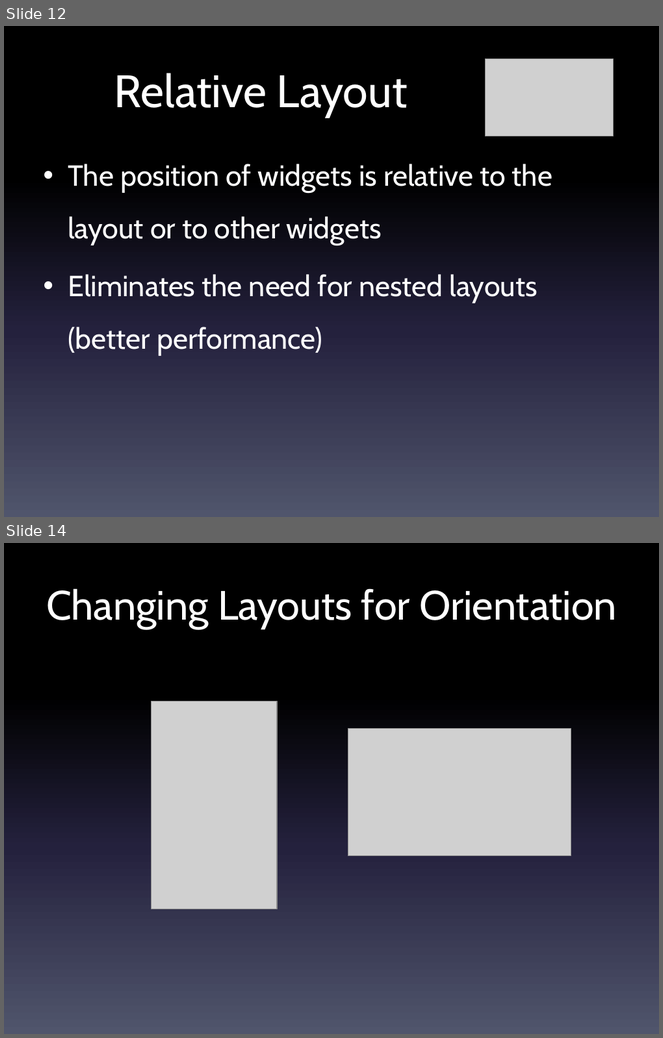
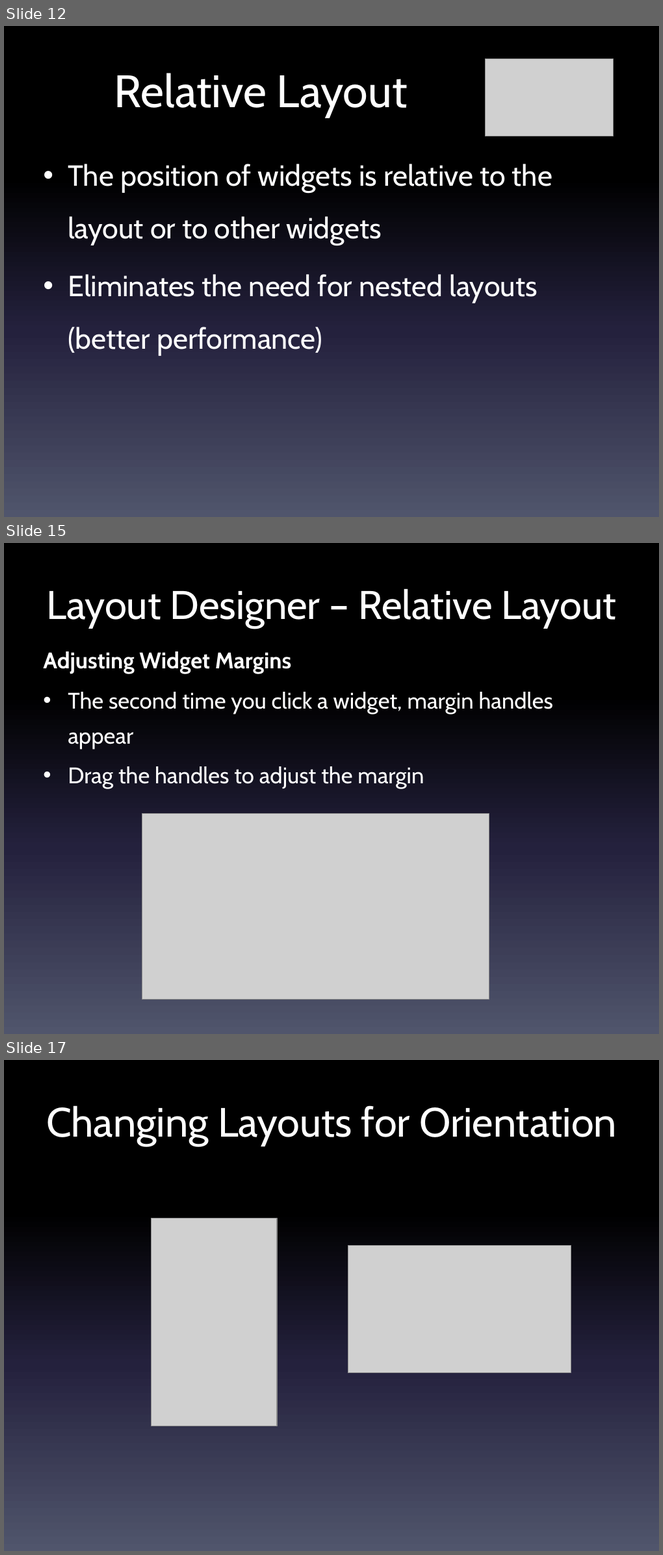
Before and after one commit to LCC-CIT/CS235AM-CourseMaterials, a slide deck: Slides/Wk4Day1-UI Layouts and Orientation.pptx. Shown one above the other, each under a label of ours: slides 12 and 14 before the commit, slides 12, 15 and 17 after it; the slides between them are not shown. The pictures are 663x1038 and 663x1555 pixels, drawn with LibreOffice and Linux fonts; fonts in the diff are those of the drawing; grey boxes stand for pictures. Boxes give left, top, right and bottom in pixels: in the first picture for what was removed or moved away, otherwise in the second. Text is boxed around its words. In the diff, an @@ line names an element or a change of style, - is before the commit and + after.

Commit message:
Added new layouts

```diff
--- a/Slides/Wk4Day1-UI Layouts and Orientation.pptx
+++ b/Slides/Wk4Day1-UI Layouts and Orientation.pptx
@@ slide 15 added at <box>4,543,659,1034</box>, background gradient #000000 to #24213E to #51566D @@
@@ title added at <box>46,589,616,628</box>, 44 pt, text #FFFFFF @@
+Layout Designer – Relative Layout
@@ text added at <box>43,652,553,789</box>, 24.8 pt, text #FFFFFF @@
+Adjusting Widget Margins
+• The second time you click a widget, margin handles appear
+• Drag the handles to adjust the margin
@@ picture added at <box>142,814,490,1000</box> @@
@@ what was slide 14 is now slide 17 @@
```
Also in this commit, not shown: 2 slides changed, 2 other slides added.
